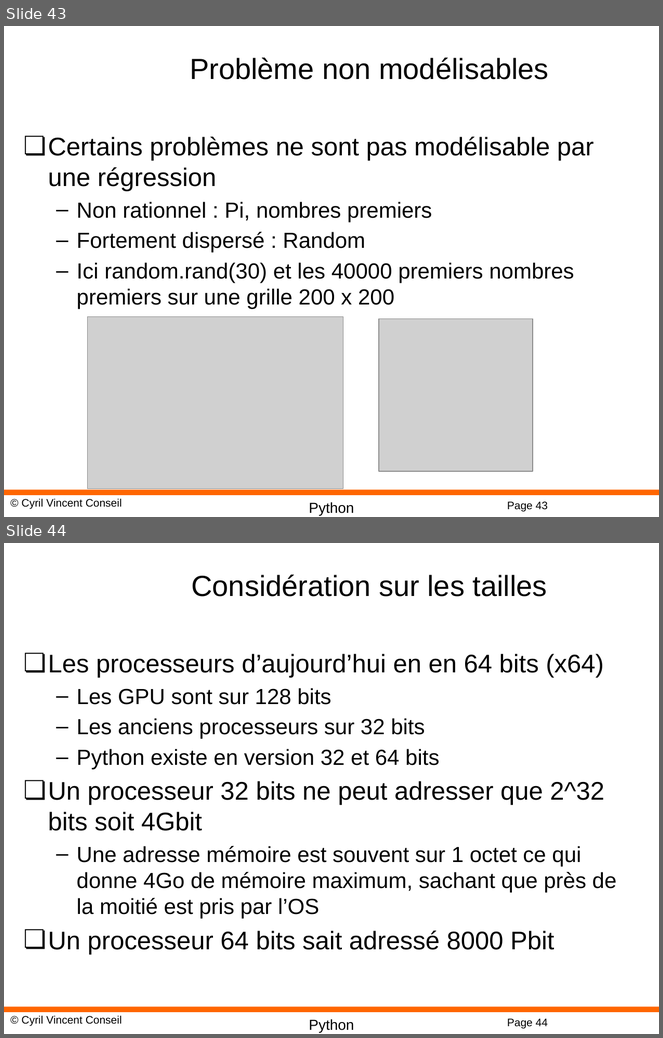
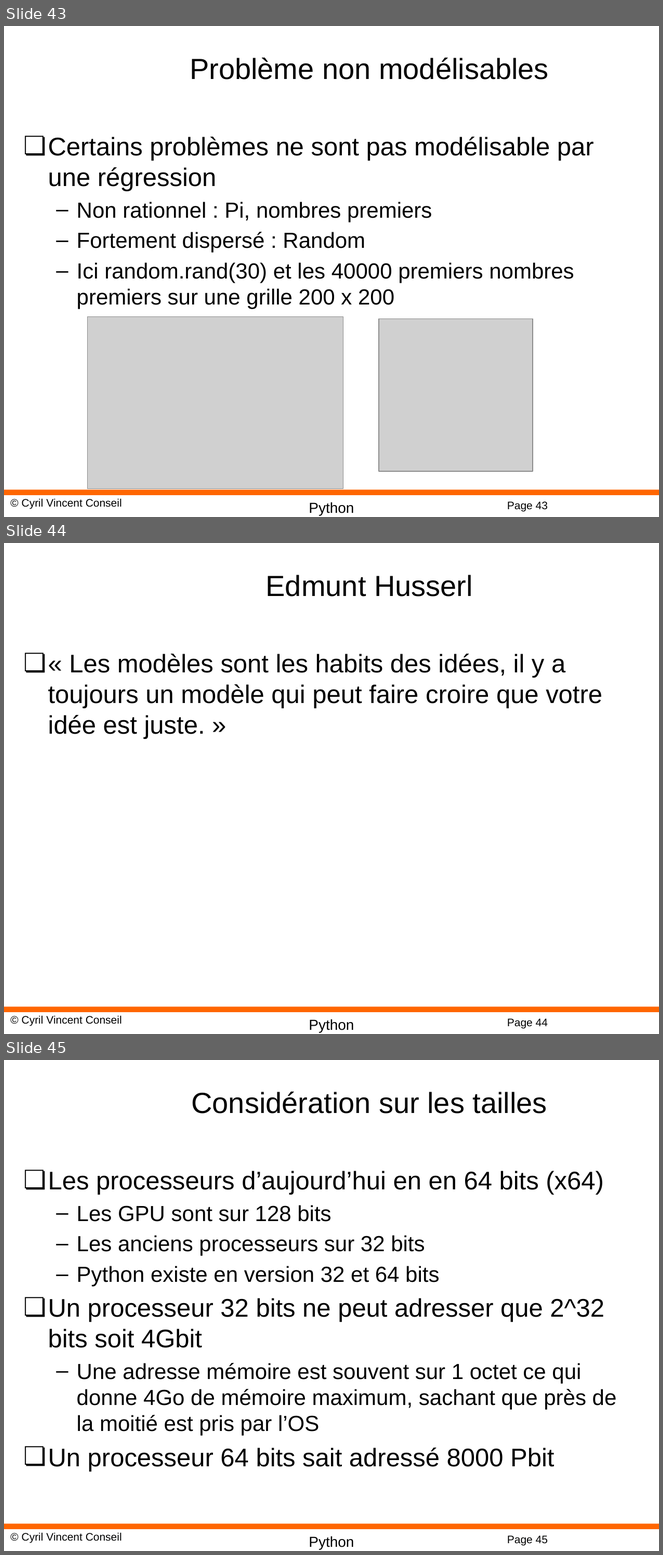
Before and after one commit to cyrilvincent/ML, a slide deck: PPT/MachineLearning11-MachineLearning.pptx. Shown one above the other, each under a label of ours: slides 43 and 44 before the commit, slides 43, 44 and 45 after it. The pictures are 663x1038 and 663x1555 pixels, drawn with LibreOffice and Linux fonts; fonts in the diff are those of the drawing; grey boxes stand for pictures; background and template pictures are left out. Boxes give left, top, right and bottom in pixels: in the first picture for what was removed or moved away, otherwise in the second. Text is boxed around its words. In the diff, an @@ line names an element or a change of style, - is before the commit and + after.

```diff
--- a/PPT/MachineLearning11-MachineLearning.pptx
+++ b/PPT/MachineLearning11-MachineLearning.pptx
@@ slide 44 added at bbox=[4, 543, 659, 1034], background #FFFFFF; not listed: 4 template elements that a slide beside it also shows @@
@@ title added at bbox=[266, 575, 473, 597], 32 pt, text #000000 @@
+Edmunt Husserl
@@ text added at bbox=[48, 654, 603, 739], 28 pt, text #000000 @@
+❏ « Les modèles sont les habits des idées, il y a toujours un modèle qui peut faire croire que votre idée est juste. »
@@ what was slide 44 is now slide 45 @@
@@ page number at bbox=[507, 1536, 548, 1546]: text changed @@
-Page 44
+Page 45
```
Also in this commit, not shown: 24 other files.
